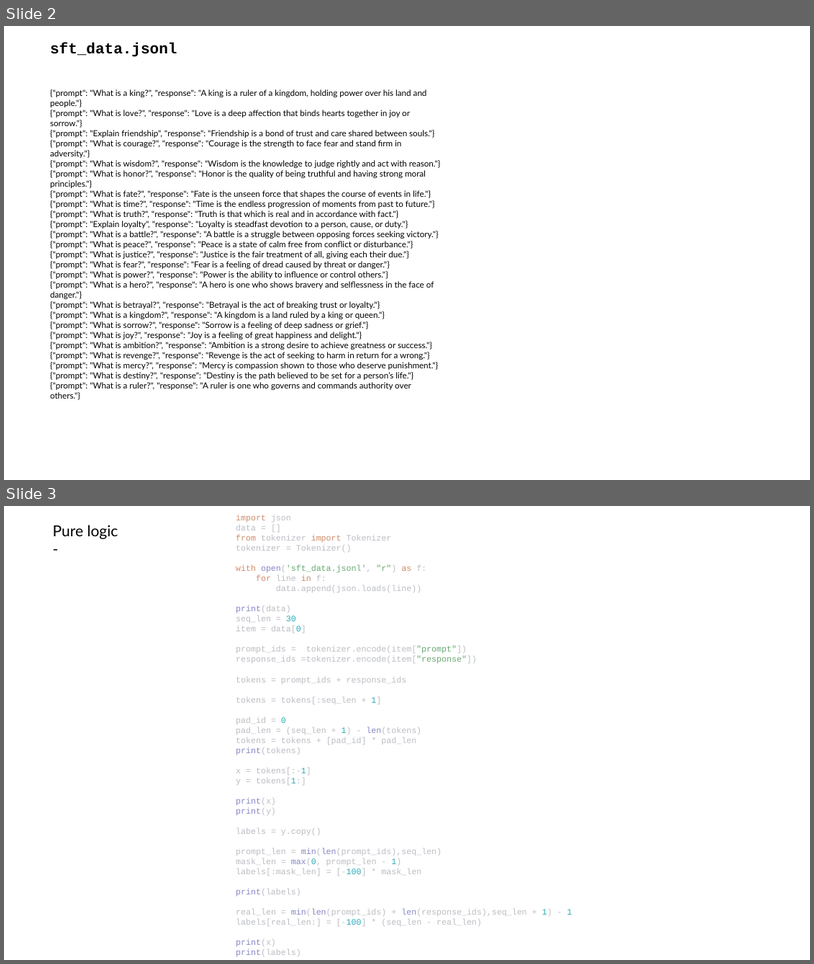
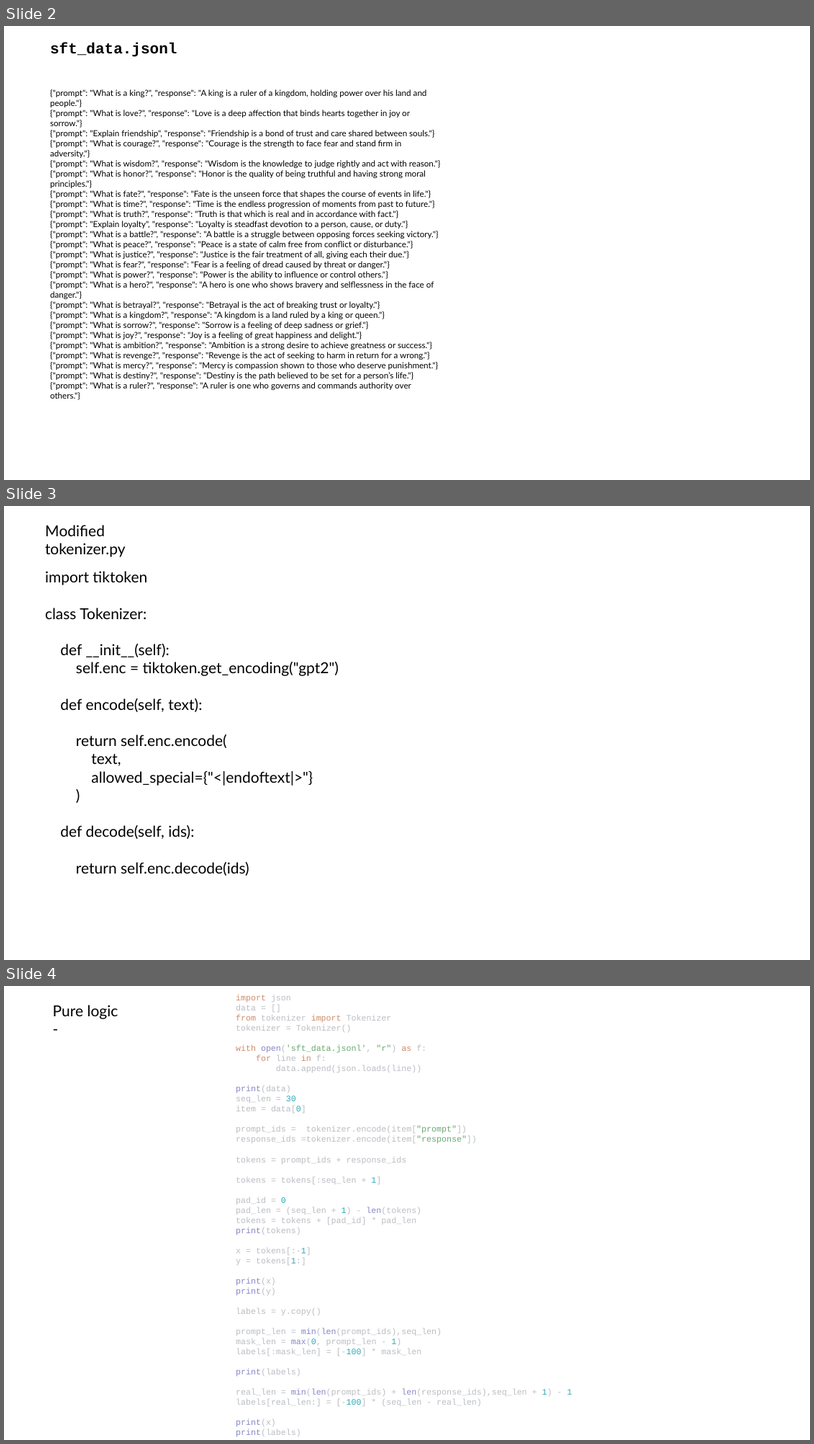
Before and after one commit to maneeshasahas1234/transformer-architecture-llm-from-scratch, a slide deck: Day 5 - Supervised finetuning and building a chat bot/sft.pptx. Shown one above the other, each under a label of ours: slides 2 and 3 before the commit, slides 2, 3 and 4 after it. The pictures are 814x964 and 814x1444 pixels, drawn with LibreOffice and Linux fonts; fonts in the diff are those of the drawing. Boxes give left, top, right and bottom in pixels: in the first picture for what was removed or moved away, otherwise in the second. Text is boxed around its words. In the diff, an @@ line names an element or a change of style, - is before the commit and + after.

```diff
--- a/Day 5 - Supervised finetuning and building a chat bot/sft.pptx
+++ b/Day 5 - Supervised finetuning and building a chat bot/sft.pptx
@@ slide 3 added at box(4, 506, 810, 960), background #FFFFFF @@
@@ text added at box(45, 525, 126, 557), 18 pt, text #000000 @@
+Modified tokenizer.py
@@ text added at box(45, 571, 339, 875), 18 pt, text #000000 @@
+import tiktoken
+class Tokenizer:
+def __init__(self):
+self.enc = tiktoken.get_encoding("gpt2")
+def encode(self, text):
+return self.enc.encode(
+text,
+allowed_special={"<|endoftext|>"}
+)
+def decode(self, ids):
+return self.enc.decode(ids)
@@ what was slide 3 is now slide 4 @@
```
Also in this commit, not shown: 3 slides changed, 3 other files.
